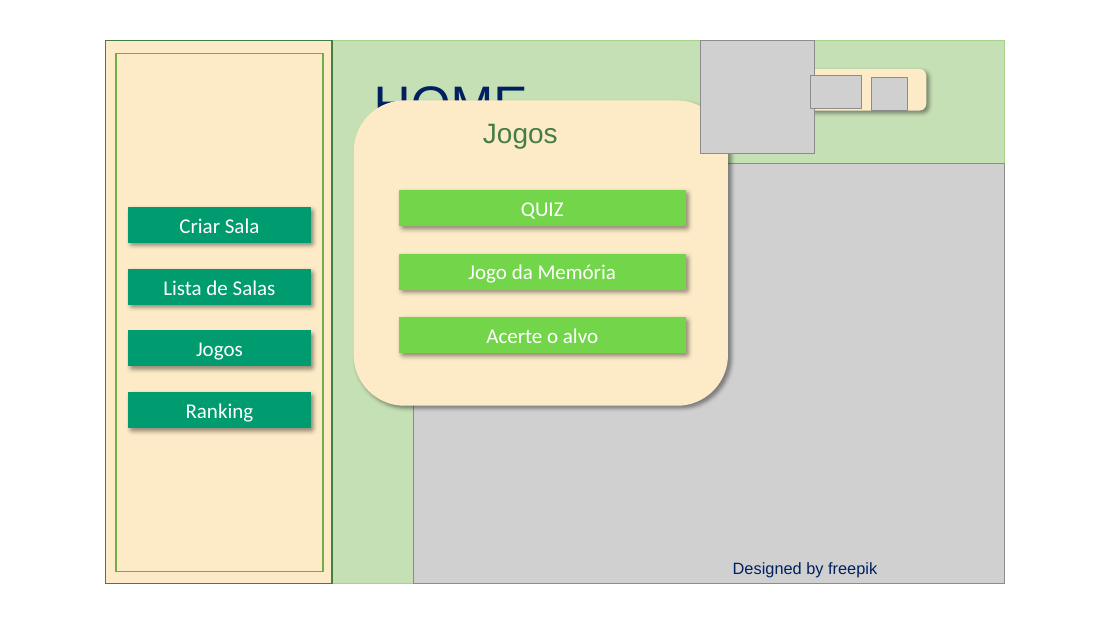
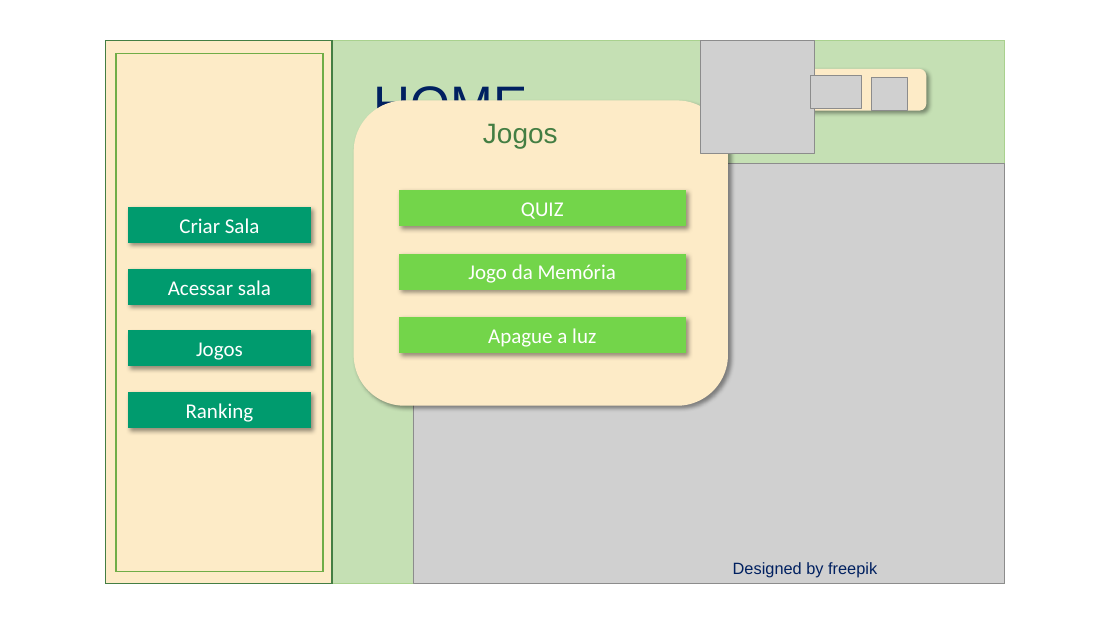
Before and after one commit to NathanReis/FTT-Recicla, a slide deck: slide 15 of DocumentacaoProjeto/Protótipo_Visual.pptx. Drawn at 1120x630 pixels with LibreOffice and Linux fonts; fonts in the diff are those of the drawing; grey boxes stand for pictures. Boxes give left, top, right and bottom in pixels: in the first picture for what was removed or moved away, otherwise in the second. Text is boxed around its words. In the diff, an @@ line names an element or a change of style, - is before the commit and + after.

```diff
--- a/DocumentacaoProjeto/Protótipo_Visual.pptx
+++ b/DocumentacaoProjeto/Protótipo_Visual.pptx
@@ text in rectangle at [168,280,271,295]: text changed @@
-Lista de Salas
+Acessar sala
@@ text in rectangle at [488,328,596,347]: text changed @@
-Acerte o alvo
+Apague a luz
```
Also in this commit, not shown: 6 other slides changed, 6 slides removed, 5 other files.
